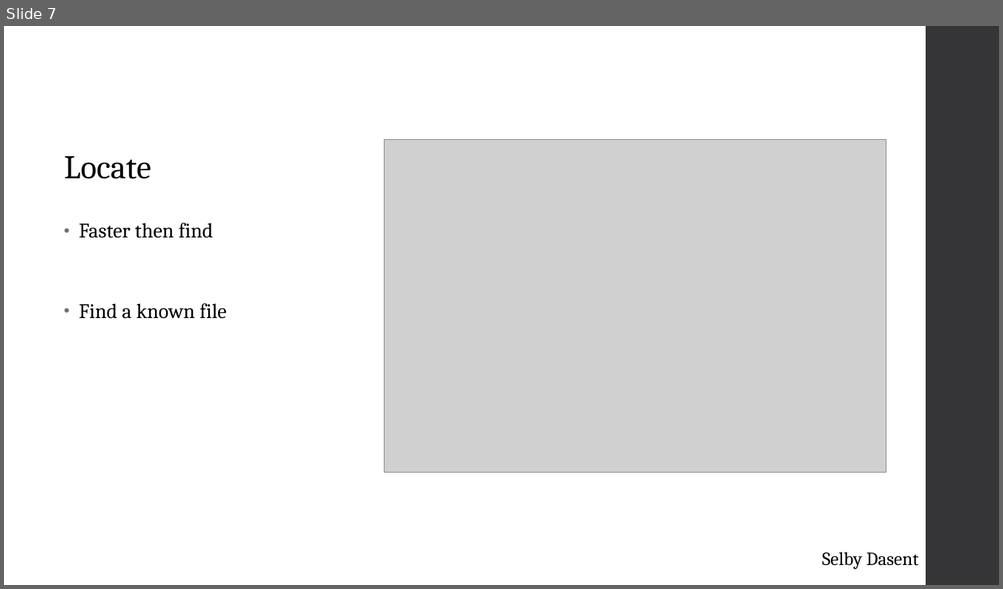
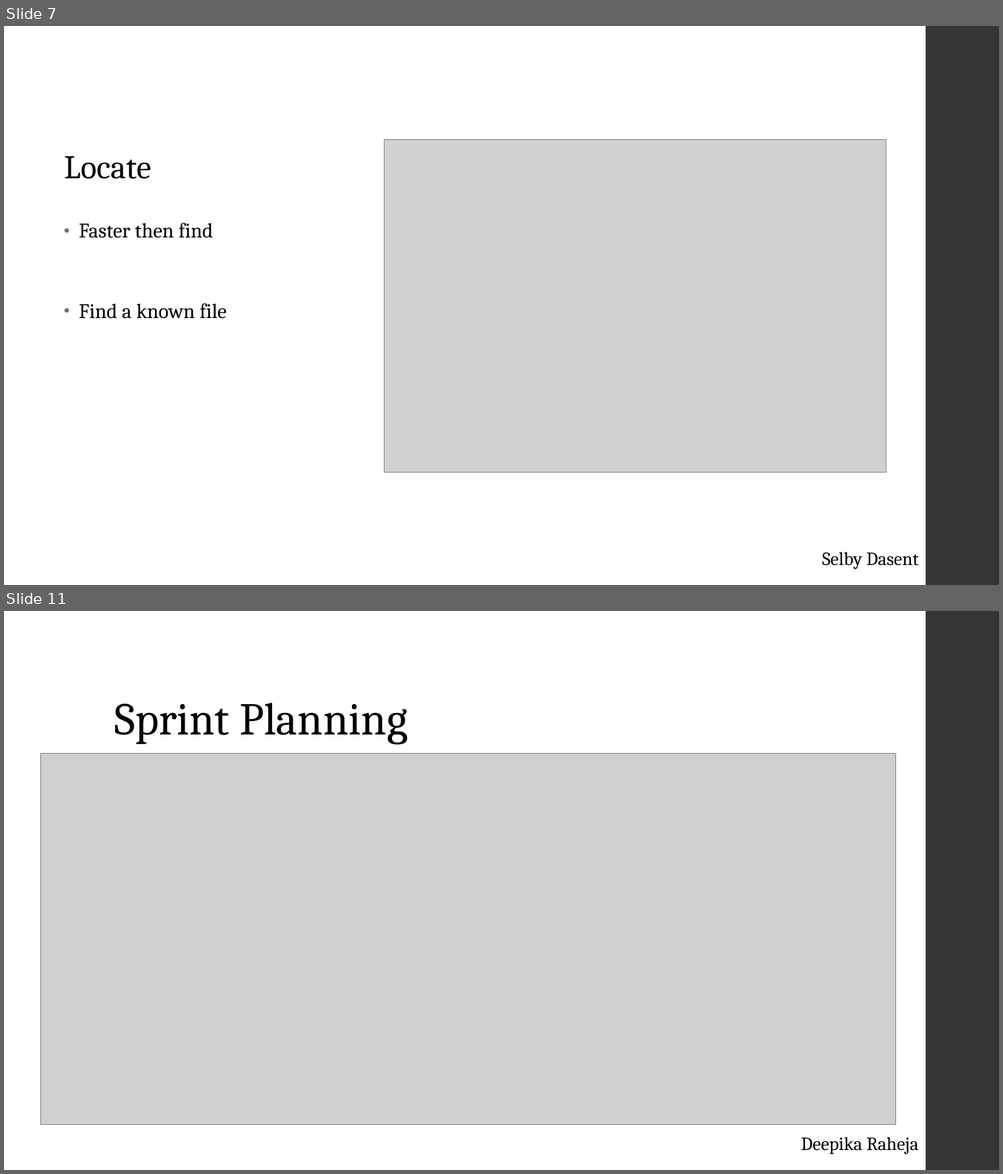
Before and after one commit to venksrid001/cowrie, a slide deck: Presentation.ppt. Shown one above the other, each under a label of ours: slide 7 before the commit, slides 7 and 11 after it; the slides between them are not shown. The pictures are 1003x589 and 1003x1174 pixels, drawn with LibreOffice and Linux fonts; fonts in the diff are those of the drawing; grey boxes stand for pictures. Boxes give left, top, right and bottom in pixels: in the first picture for what was removed or moved away, otherwise in the second. Text is boxed around its words. In the diff, an @@ line names an element or a change of style, - is before the commit and + after.

```diff
--- a/Presentation.ppt
+++ b/Presentation.ppt
@@ slide 11 added at [4, 611, 999, 1170], background #FFFFFF; not listed: 1 template element that a slide beside it also shows @@
@@ title added at [114, 703, 407, 745], 44 pt, text #000000 @@
+Sprint Planning
@@ picture added at [40, 753, 895, 1125] @@
@@ text added at [801, 1137, 918, 1155], 18 pt, text #000000 @@
+Deepika Raheja
```
Also in this commit, not shown: 3 slides changed, 5 other slides added, 3 slides removed.
